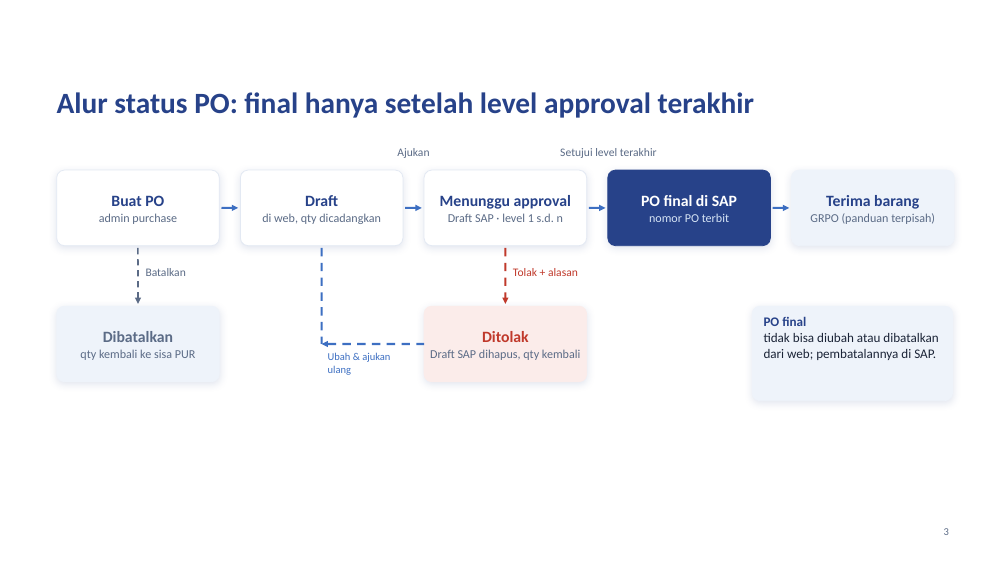
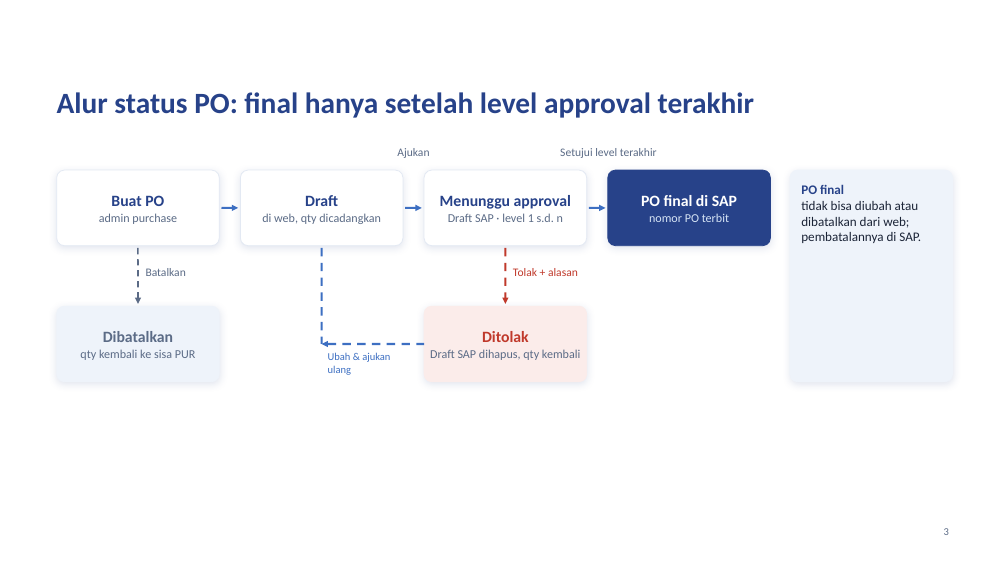
Before and after one commit to alfiandarmawan35/claude, a slide deck: slide 3 of docs/PID_POS_Panduan_Admin_Purchase_Approve_PO.pptx. Drawn at 1008x567 pixels with LibreOffice and Linux fonts; fonts in the diff are those of the drawing; background and template pictures are left out. Boxes give left, top, right and bottom in pixels: in the first picture for what was removed or moved away, otherwise in the second. Text is boxed around its words. In the diff, an @@ line names an element or a change of style, - is before the commit and + after.

```diff
--- a/docs/PID_POS_Panduan_Admin_Purchase_Approve_PO.pptx
+++ b/docs/PID_POS_Panduan_Admin_Purchase_Approve_PO.pptx
@@ rounded rectangle: place and size @@
-rounded rectangle at [792, 170, 954, 246]
+rounded rectangle at [790, 170, 953, 382]
@@ rounded rectangle at [790, 170, 953, 382]: proportions changed @@
@@ arrow removed from (773, 208) to (789, 208) @@
@@ text "PO final" rewrapped from [764, 316, 938, 360] to [801, 184, 921, 243] @@
@@ text removed at [810, 195, 935, 224] @@
-Terima barang
-GRPO (panduan terpisah)
@@ rounded rectangle removed at [752, 306, 953, 401] @@
```
Also in this commit, not shown: 6 other slides changed, 2 slides removed, 11 other files.
